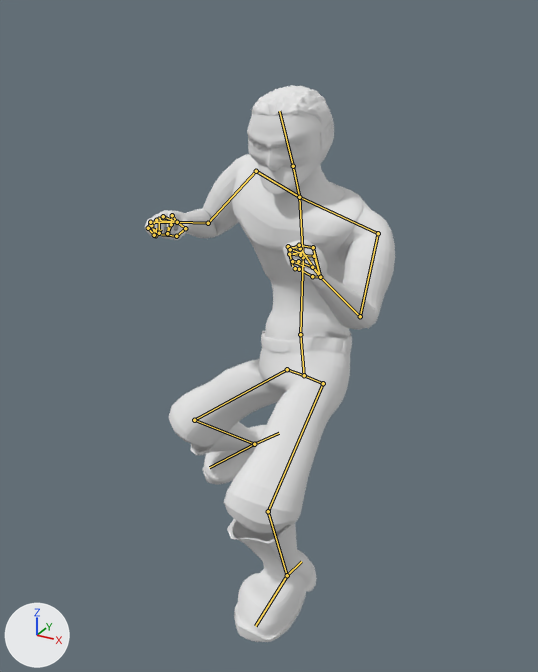
The Blender file Assets/Animation/use_main_idle_01.blend as it was, and as the next commit left it.
Both versions are drawn from a camera (50 mm lens) standing at (4.48, -9.13, 8.03) and looking at (-0.42, -0.22, 3.58). Arrows for +X, +Y and +Z are at lower left; the lights stay in place. Both versions are drawn at frame 5 of the action 'ArmatureAction'; the numbers are the values there. The bones that bend it are drawn over the model as lines.
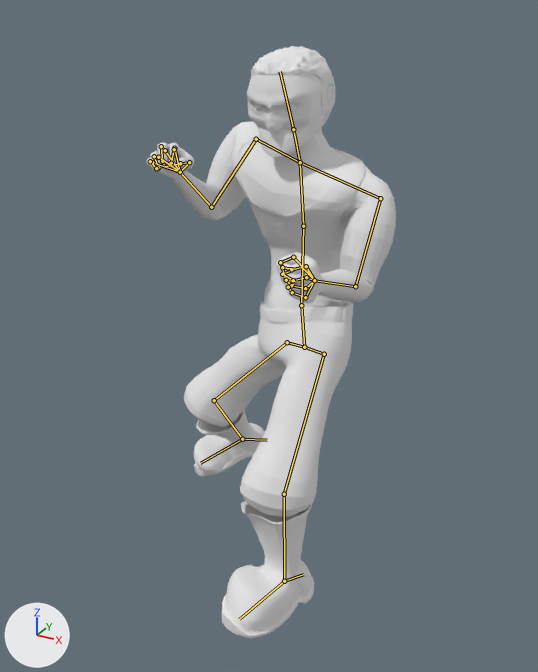
Changed parts and their boxes [x1, y1, x2, y2] in the pictures (538 x 672 px):
```json
{"object": "Cone.001", "change": "posed", "before": [145, 85, 395, 642], "after": [147, 46, 396, 638], "on screen": "6% taller"}
{"bone": "Bone", "before": "(304, 375) to (300, 334)", "after": "(304, 347) to (301, 305)"}
{"bone": "Bone.017", "before": "(378, 233) to (360, 316)", "after": "(380, 198) to (355, 286)"}
{"bone": "Bone.019", "before": "(360, 316) to (320, 277)", "after": "(355, 286) to (314, 280)"}
{"bone": "Bone.018", "before": "(256, 171) to (208, 223)", "after": "(256, 139) to (211, 207)"}
{"bone": "Bone.005", "before": "(304, 375) to (323, 383)", "after": "(304, 347) to (324, 354)"}
{"bone": "Bone.007", "before": "(323, 383) to (268, 511)", "after": "(324, 354) to (284, 494)"}
{"bone": "Bone.009", "before": "(268, 511) to (287, 575)", "after": "(284, 494) to (284, 581)"}
{"bone": "Bone.011", "before": "(287, 575) to (255, 626)", "after": "(284, 581) to (239, 619)"}
{"bone": "Bone.013", "before": "(287, 575) to (301, 561)", "after": "(284, 581) to (303, 574)"}
{"bone": "Bone.006", "before": "(304, 375) to (287, 369)", "after": "(304, 347) to (287, 342)"}
{"bone": "Bone.008", "before": "(287, 369) to (194, 420)", "after": "(287, 342) to (214, 400)"}
{"bone": "Bone.010", "before": "(194, 420) to (254, 444)", "after": "(214, 400) to (242, 439)"}
{"bone": "Bone.012", "before": "(254, 444) to (209, 467)", "after": "(242, 439) to (200, 463)"}
{"bone": "Bone.014", "before": "(254, 444) to (279, 433)", "after": "(242, 439) to (267, 440)"}
```

Scene script edits in JSON lines:
```json
{"block": "bone_bone", "where": "bone_bone = bpy.data.objects['Armature'].pose.bones['Bone']"}
{"op": "set", "path": "bone_bone.location", "old": "(0.0, -1.83, 0.16)", "new": "(0.0, -1.14, 0.1)"}
{"block": "bone_bone_017", "where": "bone_bone_017 = bpy.data.objects['Armature'].pose.bones['Bone.017']  # child of 'Bone.015'"}
{"op": "set", "path": "bone_bone_017.rotation_quaternion", "old": "(0.756, -0.451, -0.426, -0.208)", "new": "(0.718, -0.561, -0.39, -0.123)", "note": "degrees (-66, -56, 7) -> degrees (-85, -44, 22)"}
{"block": "bone_bone_019", "where": "bone_bone_019 = bpy.data.objects['Armature'].pose.bones['Bone.019']  # child of 'Bone.017'"}
{"op": "set", "path": "bone_bone_019.rotation_quaternion", "old": "(0.666, -0.013, 0.065, -0.743)", "new": "(0.724, -0.027, 0.066, -0.685)", "note": "degrees (-7, 4, -96) -> degrees (-8, 3, -87)"}
{"block": "bone_bone_018", "where": "bone_bone_018 = bpy.data.objects['Armature'].pose.bones['Bone.018']  # child of 'Bone.016'"}
{"op": "set", "path": "bone_bone_018.rotation_quaternion", "old": "(0.865, -0.453, 0.045, 0.212)", "new": "(0.744, -0.553, 0.19, 0.309)", "note": "degrees (-52, 16, 20) -> degrees (-66, 39, 19)"}
{"block": "bone_bone_005", "where": "bone_bone_005 = bpy.data.objects['Armature'].pose.bones['Bone.005']"}
{"op": "set", "path": "bone_bone_005.location", "old": "(0.0, 0.0, -1.84)", "new": "(0.0, 0.0, -1.14)"}
{"block": "bone_bone_007", "where": "bone_bone_007 = bpy.data.objects['Armature'].pose.bones['Bone.007']  # child of 'Bone.005'"}
{"op": "set", "path": "bone_bone_007.rotation_quaternion", "old": "(0.878, -0.409, -0.238, -0.067)", "new": "(0.933, -0.27, -0.229, 0.003)", "note": "degrees (-51, -28, 5) -> degrees (-34, -25, 8)"}
{"block": "bone_bone_009", "where": "bone_bone_009 = bpy.data.objects['Armature'].pose.bones['Bone.009']  # child of 'Bone.007'"}
{"op": "set", "path": "bone_bone_009.rotation_quaternion", "old": "(0.784, 0.611, -0.103, 0.043)", "new": "(0.932, 0.33, -0.002, 0.06)", "note": "degrees (76, -12, -3) -> degrees (39, -3, 6)"}
{"block": "bone_bone_011", "where": "bone_bone_011 = bpy.data.objects['Armature'].pose.bones['Bone.011']  # child of 'Bone.009'"}
{"op": "set", "path": "bone_bone_011.rotation_quaternion", "old": "(0.985, 0.17, -0.022, -0.008)", "new": "(0.993, 0.077, -0.042, -0.004)", "note": "degrees (20, -2, -1) -> degrees (9, -5, -1)"}
{"block": "bone_bone_013", "where": "bone_bone_013 = bpy.data.objects['Armature'].pose.bones['Bone.013']  # child of 'Bone.009'"}
{"op": "set", "path": "bone_bone_013.rotation_quaternion", "old": "(1.0, -0.002, 0.008, 0.006)", "new": "(0.997, 0.062, 0.022, 0.018)", "note": "degrees (0, 1, 1) -> degrees (7, 2, 2)"}
{"block": "bone_bone_006", "where": "bone_bone_006 = bpy.data.objects['Armature'].pose.bones['Bone.006']"}
{"op": "set", "path": "bone_bone_006.location", "old": "(0.0, 0.0, -1.84)", "new": "(0.0, 0.0, -1.14)"}
{"block": "bone_bone_008", "where": "bone_bone_008 = bpy.data.objects['Armature'].pose.bones['Bone.008']  # child of 'Bone.006'"}
{"op": "set", "path": "bone_bone_008.rotation_quaternion", "old": "(0.789, -0.471, 0.329, 0.22)", "new": "(0.767, -0.399, 0.44, 0.237)", "note": "degrees (-60, 47, 3) -> degrees (-54, 60, 1)"}
{"block": "bone_bone_010", "where": "bone_bone_010 = bpy.data.objects['Armature'].pose.bones['Bone.010']  # child of 'Bone.008'"}
{"op": "set", "path": "bone_bone_010.rotation_quaternion", "old": "(0.643, 0.652, -0.26, 0.306)", "new": "(0.796, 0.406, -0.359, 0.24)", "note": "degrees (89, -47, 5) -> degrees (50, -51, 8)"}
{"block": "bone_bone_012", "where": "bone_bone_012 = bpy.data.objects['Armature'].pose.bones['Bone.012']  # child of 'Bone.010'"}
{"op": "set", "path": "bone_bone_012.rotation_quaternion", "old": "(0.913, 0.305, 0.149, 0.227)", "new": "(0.882, 0.143, 0.278, 0.34)", "note": "degrees (39, 8, 31) -> degrees (29, 23, 48)"}
{"block": "bone_bone_014", "where": "bone_bone_014 = bpy.data.objects['Armature'].pose.bones['Bone.014']  # child of 'Bone.010'"}
{"op": "set", "path": "bone_bone_014.rotation_quaternion", "old": "(0.991, 0.014, -0.036, 0.131)", "new": "(0.985, -0.033, -0.148, 0.047)", "note": "degrees (1, -4, 15) -> degrees (-5, -17, 6)"}
```
